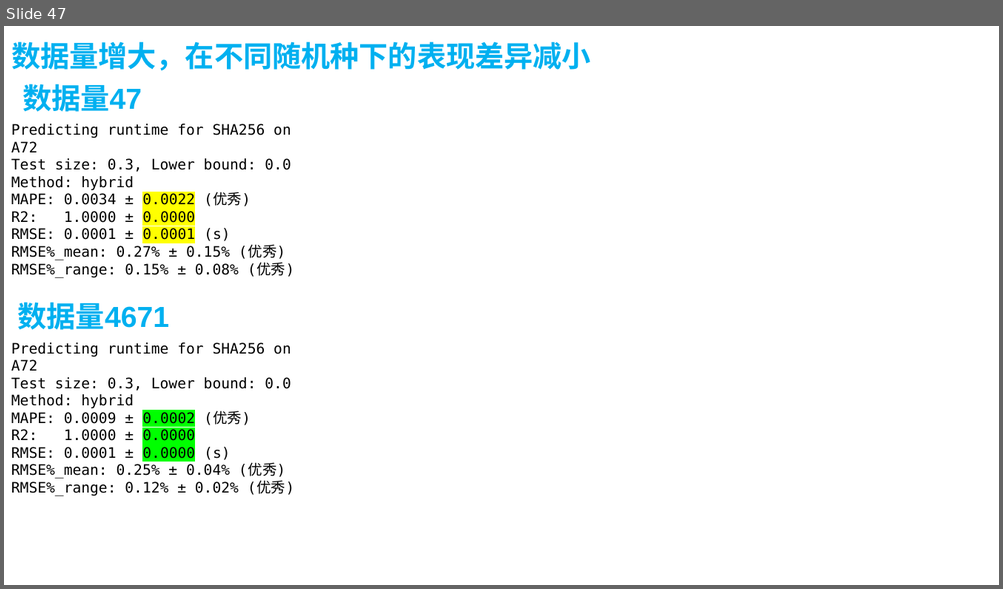
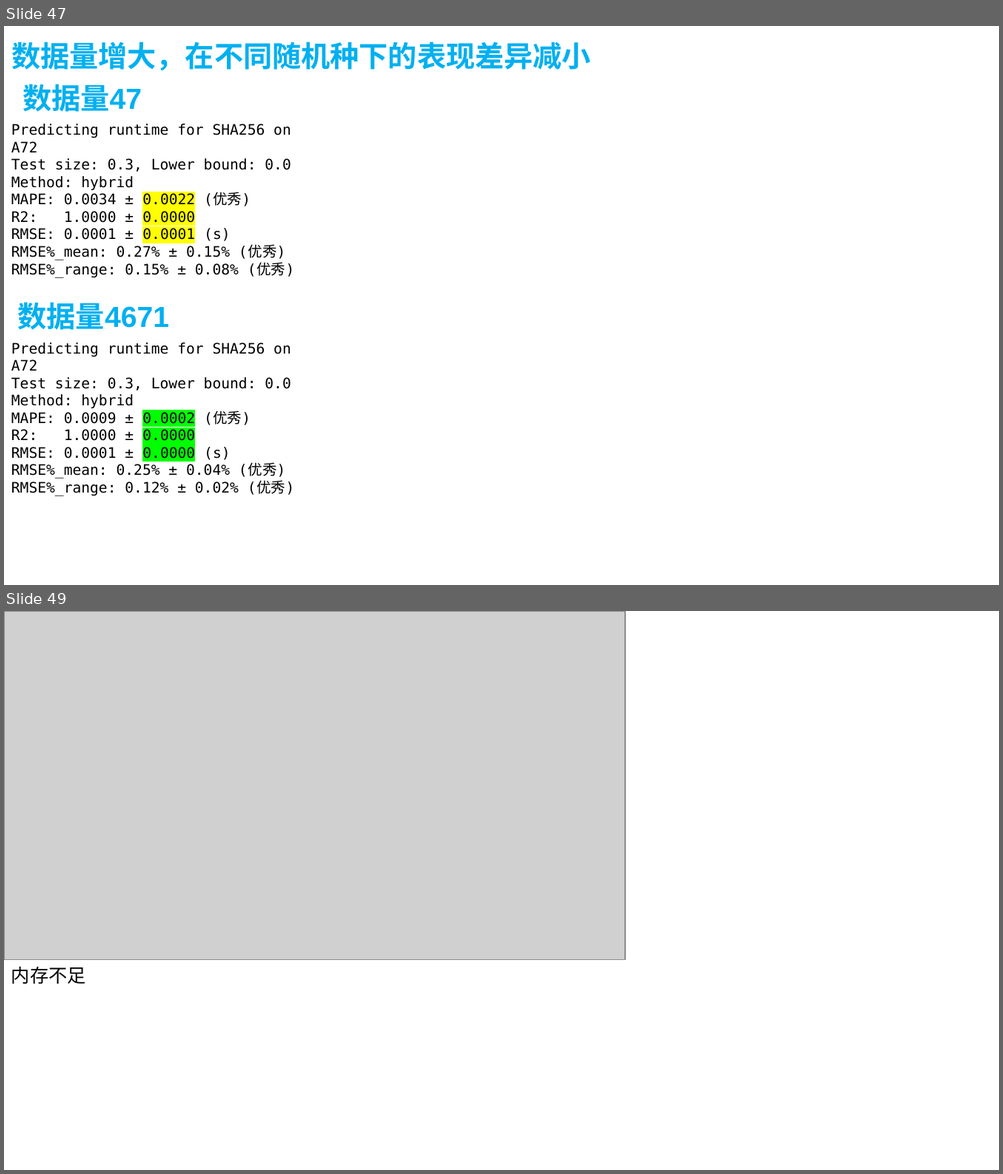
Before and after one commit to AE-26710/Time-Prediction, a slide deck: R5.pptx. Shown one above the other, each under a label of ours: slide 47 before the commit, slides 47 and 49 after it; the slides between them are not shown. The pictures are 1003x589 and 1003x1174 pixels, drawn with LibreOffice and Linux fonts; fonts in the diff are those of the drawing; grey boxes stand for pictures. Boxes give left, top, right and bottom in pixels: in the first picture for what was removed or moved away, otherwise in the second. Text is boxed around its words. In the diff, an @@ line names an element or a change of style, - is before the commit and + after.

```diff
--- a/R5.pptx
+++ b/R5.pptx
@@ slide 49 added at [4,611,999,1170], background #FFFFFF @@
@@ picture added at [4,611,625,960] @@
@@ text added at [11,966,86,984], 18 pt, text #000000 @@
+内存不足
```
Also in this commit, not shown: 1 slide changed, 1 other slide added, 2 slides removed, 5 other files.
